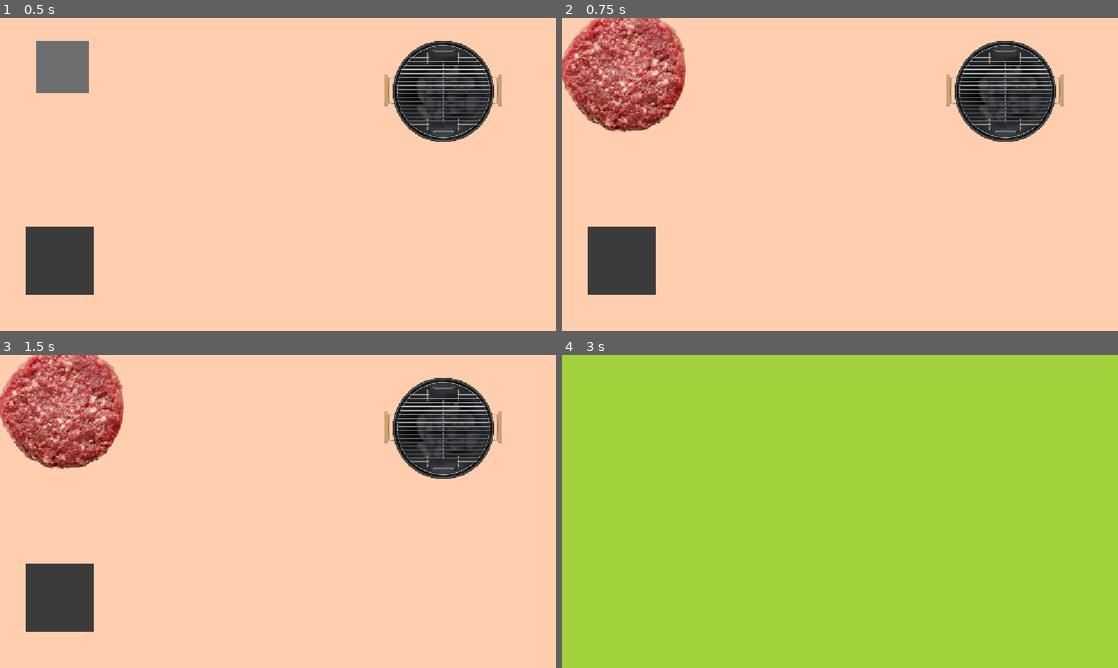
Above: before the commit, frames 1-4 (two rows, left to right).
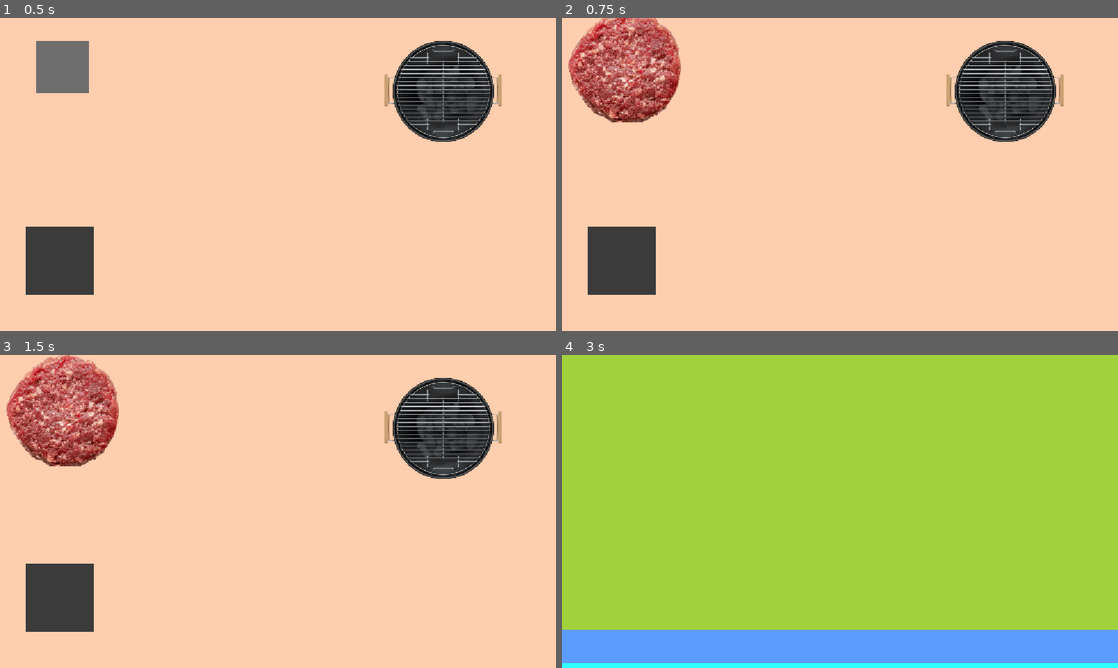
Above: after the commit, the same moments.

Repository: diceysnikey/untitled-kitchen-horror-game
Game: Godot game, scene res://scenes/game.tscn
The game is run twice, just before and just after one commit, with the same random seed, the same clock (stepped at 60 frames per second) and the same inputs.
Inputs (mouse positions are in pixels of both pictures, inside the frame that each line leads up to):
- Up to frame 1 (0.5 s): no input
- Up to frame 2 (0.75 s): tap Enter at 0.5 s; move the mouse to (623, 68) at 0.52 s; press the mouse at (623, 68) at 0.53 s
- Up to frame 3 (1.5 s): tap Space at 1.25 s; move the mouse to (66, 405) at 1.27 s; release the mouse at (66, 405) at 1.28 s; click (66, 405) at 1.35 s
- Up to frame 4 (3 s): tap Enter at 2 s; move the mouse to (895, 442) at 2.02 s; press the mouse at (895, 442) at 2.03 s; tap S (LookDown) at 2.1 s; tap Space at 2.75 s; move the mouse to (812, 574) at 2.77 s; release the mouse at (812, 574) at 2.78 s; tap W (LookUp) at 2.85 s

Frame 1 is identical in both runs. In frame 2, 5.0% of the frame differs, in the area x 0-23%, y 0-37%; in frame 3, 5.0%; in frame 4, 12%, in the area x 0-100%, y 87-100%.

Commit message:
Added a border for the patty. Took me way too long -_-

Diff:
--- a/project.godot
+++ b/project.godot
@@ -8,11 +8,15 @@
 
 config_version=5
 
+[animation]
+
+compatibility/default_parent_skeleton_in_mesh_instance_3d=true
+
 [application]
 
 config/name="untitled kitchen horror"
 run/main_scene="uid://hoq3oqo5w4n0"
-config/features=PackedStringArray("4.5", "GL Compatibility")
+config/features=PackedStringArray("4.6", "GL Compatibility")
 config/icon="res://icon.svg"
 
 [autoload]
--- a/scenes/game.tscn
+++ b/scenes/game.tscn
@@ -1,15 +1,17 @@
-[gd_scene load_steps=4 format=3 uid="uid://hoq3oqo5w4n0"]
+[gd_scene format=3 uid="uid://hoq3oqo5w4n0"]
 
 [ext_resource type="Script" uid="uid://k1ol15jlgqr1" path="res://scripts/game.gd" id="1_lnu2h"]
 [ext_resource type="PackedScene" uid="uid://coe6l31wg2js5" path="res://scenes/prep_area.tscn" id="2_lbhrr"]
 [ext_resource type="PackedScene" uid="uid://m35dna3lmfjf" path="res://scenes/view_area.tscn" id="3_iywne"]
 
-[node name="Game" type="Node2D"]
+[node name="Game" type="Node2D" unique_id=80400246]
 script = ExtResource("1_lnu2h")
 
-[node name="Camera2D" type="Camera2D" parent="."]
+[node name="Camera2D" type="Camera2D" parent="." unique_id=1647884136]
 position = Vector2(7, 391)
+position_smoothing_enabled = true
+position_smoothing_speed = 15.0
 
-[node name="PrepArea" parent="." instance=ExtResource("2_lbhrr")]
+[node name="PrepArea" parent="." unique_id=1448967639 instance=ExtResource("2_lbhrr")]
 
-[node name="ViewArea" parent="." instance=ExtResource("3_iywne")]
+[node name="ViewArea" parent="." unique_id=2144080548 instance=ExtResource("3_iywne")]
--- a/scenes/patty.tscn
+++ b/scenes/patty.tscn
@@ -33,21 +33,20 @@
 }]
 
 [sub_resource type="CircleShape2D" id="CircleShape2D_tvbhw"]
-radius = 103.58572
+radius = 106.0
 
-[node name="RawPatty" type="Node2D" groups=["patty"]]
+[node name="RawPatty" type="Node2D" unique_id=1435397736 groups=["patty"]]
 z_index = 1
 script = ExtResource("1_nuo2h")
 
-[node name="AnimatedSprite2D" type="AnimatedSprite2D" parent="."]
-position = Vector2(-2.9999962, 5.999996)
-scale = Vector2(0.86, 0.86)
+[node name="AnimatedSprite2D" type="AnimatedSprite2D" parent="." unique_id=1053743939]
+position = Vector2(-9.536743e-07, 0)
+scale = Vector2(0.77142864, 0.7714286)
 sprite_frames = SubResource("SpriteFrames_piuow")
-animation = &"burnt"
+animation = &"grilled"
 
-[node name="Area2D" type="Area2D" parent="."]
+[node name="Area2D" type="Area2D" parent="." unique_id=6439336]
 priority = 1
 
-[node name="CollisionShape2D" type="CollisionShape2D" parent="Area2D"]
-position = Vector2(3, 4)
+[node name="CollisionShape2D" type="CollisionShape2D" parent="Area2D" unique_id=1601014156]
 shape = SubResource("CircleShape2D_tvbhw")
--- a/scenes/prep_area.tscn
+++ b/scenes/prep_area.tscn
@@ -15,10 +15,10 @@
 [sub_resource type="RectangleShape2D" id="RectangleShape2D_r1gi2"]
 size = Vector2(141, 140)
 
-[node name="PrepArea" type="Node2D"]
+[node name="PrepArea" type="Node2D" unique_id=1408372407]
 script = ExtResource("1_0apxy")
 
-[node name="ColorRect" type="ColorRect" parent="."]
+[node name="ColorRect" type="ColorRect" parent="." unique_id=718174344]
 anchors_preset = 5
 anchor_left = 0.5
 anchor_right = 0.5
@@ -30,7 +30,7 @@
 mouse_filter = 2
 color = Color(0.99999994, 0.8072888, 0.6819582, 1)
 
-[node name="ColorRect2" type="ColorRect" parent="."]
+[node name="ColorRect2" type="ColorRect" parent="." unique_id=756462797]
 z_index = -1
 anchors_preset = 5
 anchor_left = 0.5
@@ -42,10 +42,10 @@
 mouse_filter = 2
 color = Color(0.18039216, 1, 1, 1)
 
-[node name="Dispenser" type="Area2D" parent="."]
+[node name="Dispenser" type="Area2D" parent="." unique_id=676386868]
 script = ExtResource("2_ex38s")
 
-[node name="ColorRect" type="ColorRect" parent="Dispenser"]
+[node name="ColorRect" type="ColorRect" parent="Dispenser" unique_id=1523043135]
 offset_left = -494.0
 offset_top = 114.0
 offset_right = -385.0
@@ -53,26 +53,26 @@
 mouse_filter = 2
 color = Color(0.43134022, 0.43134025, 0.43134025, 1)
 
-[node name="CollisionShape2D" type="CollisionShape2D" parent="Dispenser"]
+[node name="CollisionShape2D" type="CollisionShape2D" parent="Dispenser" unique_id=982259806]
 position = Vector2(-439.5, 168)
 shape = SubResource("RectangleShape2D_0apxy")
 
-[node name="Grill" type="Area2D" parent="."]
+[node name="Grill" type="Area2D" parent="." unique_id=1548865436]
 script = ExtResource("3_sy43s")
 
-[node name="Sprite2D" type="Sprite2D" parent="Grill"]
+[node name="Sprite2D" type="Sprite2D" parent="Grill" unique_id=1081740366]
 position = Vector2(349, 219)
 scale = Vector2(0.6, 0.6)
 texture = ExtResource("4_nkrx8")
 
-[node name="CollisionShape2D" type="CollisionShape2D" parent="Grill"]
+[node name="CollisionShape2D" type="CollisionShape2D" parent="Grill" unique_id=1178232792]
 position = Vector2(350, 220)
 shape = SubResource("CircleShape2D_r1gi2")
 
-[node name="Bin" type="Area2D" parent="."]
+[node name="Bin" type="Area2D" parent="." unique_id=842401948]
 script = ExtResource("5_nkrx8")
 
-[node name="ColorRect" type="ColorRect" parent="Bin"]
+[node name="ColorRect" type="ColorRect" parent="Bin" unique_id=1232244661]
 offset_left = -515.0
 offset_top = 499.0
 offset_right = -374.0
@@ -80,6 +80,6 @@
 mouse_filter = 2
 color = Color(0.23031491, 0.23031494, 0.23031494, 1)
 
-[node name="CollisionShape2D" type="CollisionShape2D" parent="Bin"]
+[node name="CollisionShape2D" type="CollisionShape2D" parent="Bin" unique_id=1711491181]
 position = Vector2(-444.5, 569)
 shape = SubResource("RectangleShape2D_r1gi2")
--- a/scenes/view_area.tscn
+++ b/scenes/view_area.tscn
@@ -1,8 +1,8 @@
 [gd_scene format=3 uid="uid://m35dna3lmfjf"]
 
-[node name="ViewArea" type="Node2D"]
+[node name="ViewArea" type="Node2D" unique_id=412413038]
 
-[node name="ColorRect" type="ColorRect" parent="."]
+[node name="ColorRect" type="ColorRect" parent="." unique_id=100026953]
 anchors_preset = 5
 anchor_left = 0.5
 anchor_right = 0.5
@@ -11,9 +11,10 @@
 offset_right = 583.0
 offset_bottom = -67.0
 grow_horizontal = 2
+mouse_filter = 2
 color = Color(0.63529414, 0.8235294, 0.23137255, 1)
 
-[node name="ColorRect2" type="ColorRect" parent="."]
+[node name="ColorRect2" type="ColorRect" parent="." unique_id=326023814]
 z_index = -1
 anchors_preset = 5
 anchor_left = 0.5
@@ -22,4 +23,5 @@
 offset_top = -783.0
 offset_right = 672.0
 grow_horizontal = 2
+mouse_filter = 2
 color = Color(0.3647059, 0.6117647, 1, 1)
--- a/scripts/game.gd
+++ b/scripts/game.gd
@@ -10,13 +10,12 @@
 		DisplayServer.window_set_mode(DisplayServer.WindowMode.WINDOW_MODE_FULLSCREEN)
 	elif Input.is_action_just_pressed("fullscreen"):
 		isFullscreen = false
-		DisplayServer.window_set_mode(DisplayServer.WindowMode.WINDOW_MODE_WINDOWED)
+		DisplayServer.window_set_mode(DisplayServer.WindowMode.WINDOW_MODE_MAXIMIZED)
 
 func _check_camera_input() -> void:
 	if Input.is_action_just_pressed("LookUp") and not isCameraUp:
 		isCameraUp = true
 		$Camera2D.position.y -= cameraMoveDistance
-
 	elif Input.is_action_just_pressed("LookDown") and isCameraUp:
 		isCameraUp = false
 		$Camera2D.position.y += cameraMoveDistance
--- a/scripts/patty.gd
+++ b/scripts/patty.gd
@@ -6,37 +6,50 @@
 var cookedMeter = 0
 var canCook = false
 var canDispose = false
+var cookStatus = 0 #0 raw, 1 grilled, 2 burnt
 
-#Input Logic
 func _mouse_entered() -> void:
 	mouseInside = true
 func _mouse_exited() -> void:
 	mouseInside = false
+
 func _set_distanceOffset() -> void:
-	distanceOffset = position - get_global_mouse_position()
+	distanceOffset = global_position - get_global_mouse_position()
+
+func _border_logic() -> Vector2:
+	var sprite = ($AnimatedSprite2D.sprite_frames.get_frame_texture($AnimatedSprite2D.animation, 0).get_size() * $AnimatedSprite2D.scale) / 2
+	var viewport = get_viewport_rect().size
+	var camPos = get_viewport().get_camera_2d().global_position
+	var positionTarget = get_global_mouse_position() + distanceOffset
+	positionTarget.x = clamp(positionTarget.x, camPos.x - viewport.x / 2 + sprite.x, camPos.x + viewport.x / 2 - sprite.x)
+	positionTarget.y = clamp(positionTarget.y, camPos.y - viewport.y / 2 + sprite.y, camPos.y + viewport.y / 2 - sprite.y)
+	return positionTarget
+
 func _input_logic() -> void:
 	if Input.is_action_just_pressed("Hold") and mouseInside:
 		dragging = true
 		_set_distanceOffset()
 	if Input.is_action_pressed("Hold") and dragging:
-		position = get_global_mouse_position() + distanceOffset
+		global_position = _border_logic()
 	if Input.is_action_just_released("Hold"):
 		dragging = false
 
-# Cook Logic
 func _can_cook(patty: Node2D) -> void:
 	if self == patty:
 		canCook = true
 func _cant_cook(patty: Node2D) -> void:
 	if self == patty:
 		canCook = false
+
 func _cook_logic(delta) -> void:
 	if canCook and not dragging:
 		cookedMeter = clamp(cookedMeter + (5 * delta), 0, 80)
 	if cookedMeter > 50 and cookedMeter < 80:
 		$AnimatedSprite2D.play("grilled")
+		cookStatus = 1
 	elif cookedMeter == 80:
 		$AnimatedSprite2D.play("burnt")
+		cookStatus = 2
 
 func _can_dispose(patty: Node2D) -> void:
 	if self == patty:
@@ -59,4 +72,6 @@
 	_cook_logic(delta)
 	if canDispose and not dragging:
 		queue_free()
-	print("Cooked: " + str(snapped(cookedMeter, 0.01)))
+	#print("Cooked: " + str(snapped(cookedMeter, 0.01)))
+	#print("Position: " + str(global_position))
+	#print("Viewport: " + str(get_viewport_rect().size))
Not shown: 1 places in scenes/patty.tscn that only renumber resources
Not shown: 1 places in scenes/prep_area.tscn that only renumber resources
Binary file changed: textures_and_audios/burntpatty.png
Binary file changed: textures_and_audios/grilledpatty.png
Binary file changed: textures_and_audios/rawpatty.png
